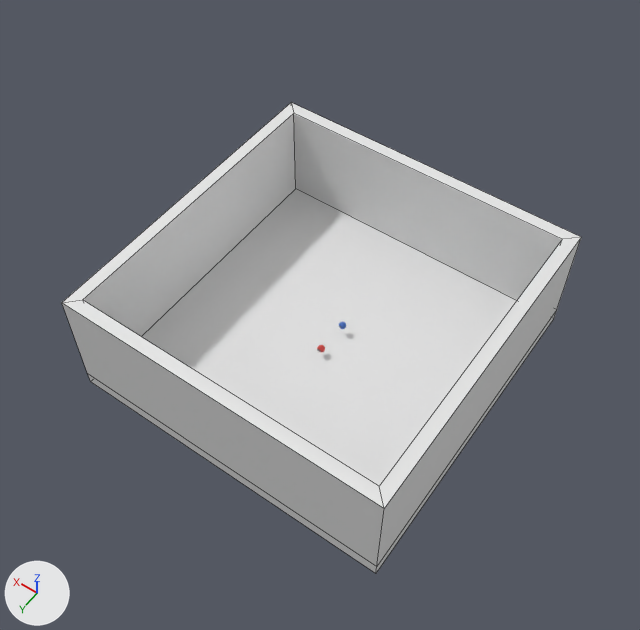
What one commit did to the Blender file scene.blend.
Before and after are seen from a 50 mm lens placed at (-39.6, 57.4, 95.7), pointed at (1.0, 0.5, 6.2). Arrows for +X, +Y and +Z are at lower left; the lights stay in place. Mesh edges are drawn as thin lines on the coarser meshes.

Names of what the first picture shows: 'level'.
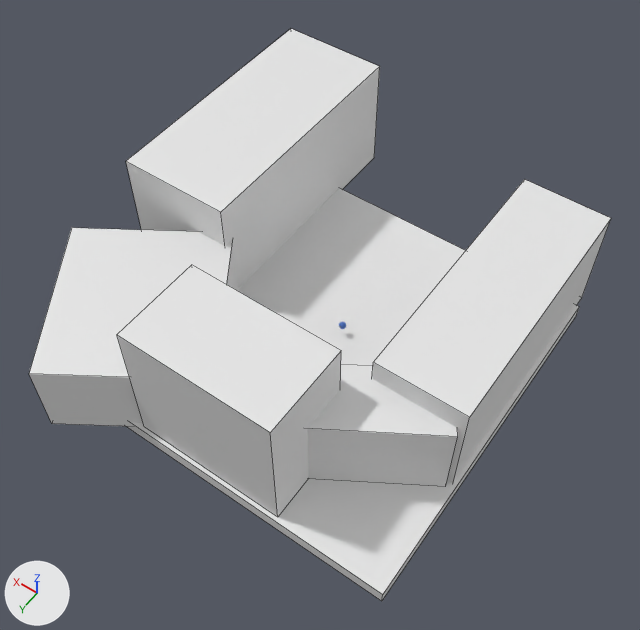
Patch to the scene script:
```diff
--- a/scene.blend.py
+++ b/scene.blend.py
@@ me_level @@
 # used by ob_level; location = (0.0, 0.0, 0.0)
-me_level.from_pydata(...)  # 20 vertices, 18 faces; spans x -22.3..22.3, y -22.3..22.3, z -1.0..15.4
+me_level.from_pydata(...)  # 48 vertices, 36 faces; spans x -24.5..33.7, y -34.2..30.0, z -1.0..19.9
+# me_level part 1: the whole mesh is rebuilt
 me_level.materials.append(mat_material_002)
```

Boxes (x1, y1, x2, y2) around the edits, measured in the pictures (640 x 630 px):
'level', reshaped (12% wider, 22% taller)
    before: (62, 103, 581, 573)
    after: (29, 29, 611, 601)
